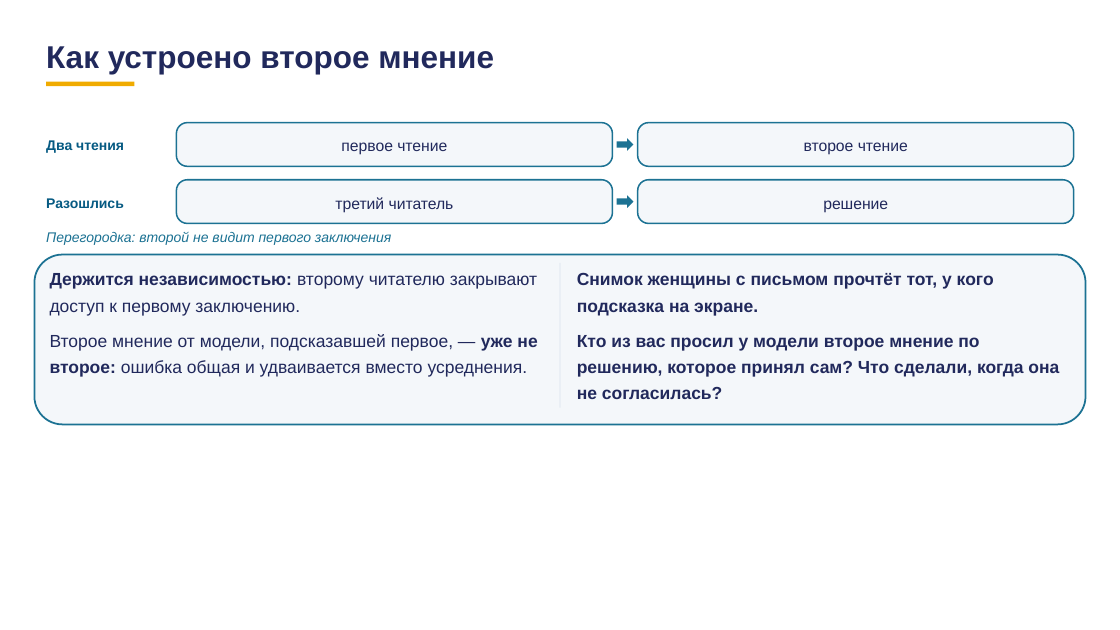
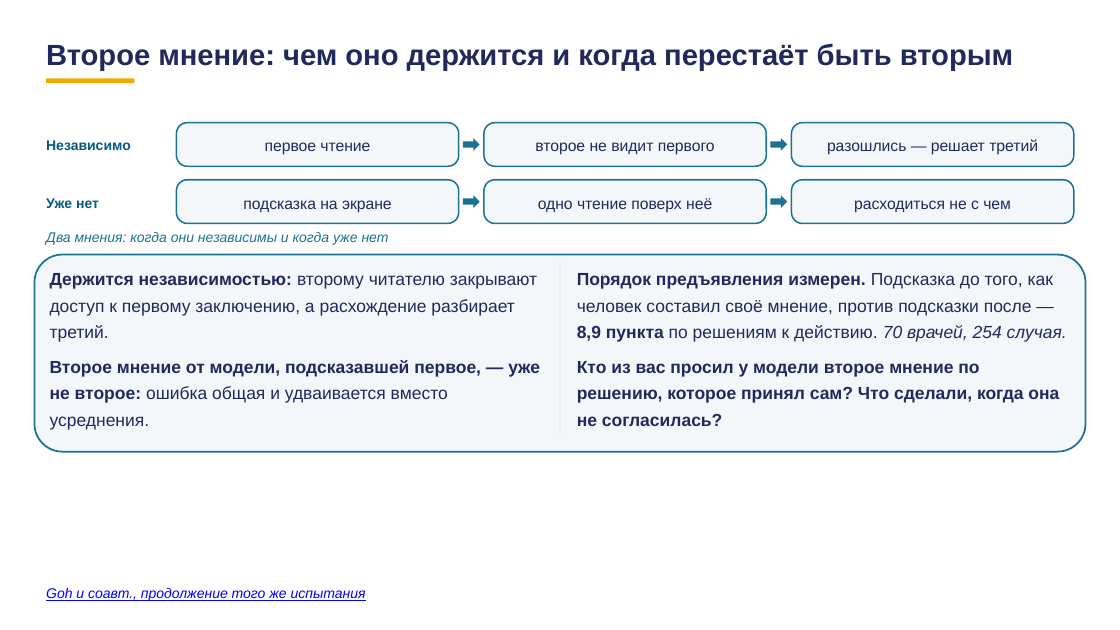
Before and after one commit to tellina-study/AI-usage-lessons, a slide deck: slide 22 of library/lectures/lec-07/rework/deck/lec-07-karkas.pptx. Drawn at 1120x630 pixels with LibreOffice and Linux fonts; fonts in the diff are those of the drawing. Boxes give left, top, right and bottom in pixels: in the first picture for what was removed or moved away, otherwise in the second. Text is boxed around its words. In the diff, an @@ line names an element or a change of style, - is before the commit and + after.

```diff
--- a/library/lectures/lec-07/rework/deck/lec-07-karkas.pptx
+++ b/library/lectures/lec-07/rework/deck/lec-07-karkas.pptx
@@ text at (46, 43, 1013, 71): text changed; size 27 to 25 pt @@
-Как устроено второе мнение
+Второе мнение: чем оно держится и когда перестаёт быть вторым
@@ rectangle: place and size @@
-rectangle at (46, 82, 134, 87)
+rectangle at (46, 78, 134, 83)
@@ text at (46, 140, 131, 150): text changed @@
-Два чтения
+Независимо
@@ rounded rectangle: place and size @@
-rounded rectangle at (176, 123, 613, 166)
+rounded rectangle at (176, 123, 459, 166)
@@ text "первое чтение": place and size @@
-text "первое чтение" at (341, 142, 447, 155)
+text "первое чтение" at (265, 142, 370, 155)
@@ right arrow: place and size @@
-right arrow at (617, 138, 634, 150)
+right arrow at (463, 138, 480, 150)
@@ rounded rectangle: place and size @@
-rounded rectangle at (638, 123, 1074, 166)
+rounded rectangle at (484, 123, 766, 166)
@@ text at (535, 142, 715, 155): text changed @@
-второе чтение
+второе не видит первого
@@ right arrow added at (770, 138, 787, 150), fill #1C7293 @@
@@ rounded rectangle: place and size @@
-rounded rectangle at (176, 180, 613, 223)
+rounded rectangle at (791, 123, 1074, 166)
@@ text at (827, 139, 1038, 155): text changed @@
-третий читатель
+разошлись — решает третий
@@ text at (46, 198, 99, 208): text changed @@
-Разошлись
+Уже нет
@@ rounded rectangle: place and size @@
-rounded rectangle at (638, 180, 1074, 223)
+rounded rectangle at (176, 180, 459, 223)
@@ text added at (243, 200, 392, 213), 13.5 pt, text #21295C @@
+подсказка на экране
@@ right arrow: place and size @@
-right arrow at (617, 195, 634, 208)
+right arrow at (463, 195, 480, 208)
@@ rounded rectangle added at (484, 180, 766, 223), fill #F4F7FA, outline #1C7293 1.3 pt @@
@@ text added at (538, 198, 712, 213), 13.5 pt, text #21295C @@
+одно чтение поверх неё
@@ right arrow added at (770, 195, 787, 208), fill #1C7293 @@
@@ rounded rectangle added at (791, 180, 1074, 223), fill #F4F7FA, outline #1C7293 1.3 pt @@
@@ text removed at (823, 200, 888, 213) @@
-решение
@@ text added at (854, 200, 1011, 213), 13.5 pt, text #21295C @@
+расходиться не с чем
@@ text at (46, 232, 389, 245): text changed @@
-Перегородка: второй не видит первого заключения
+Два мнения: когда они независимы и когда уже нет
@@ rounded rectangle: place and size @@
-rounded rectangle at (34, 255, 1086, 424)
+rounded rectangle at (34, 255, 1086, 452)
@@ rounded rectangle at (34, 255, 1086, 452): proportions changed @@
@@ rectangle: place and size @@
-rectangle at (560, 263, 560, 408)
+rectangle at (560, 263, 560, 435)
@@ text at (50, 273, 537, 342): text changed @@
-Держится независимостью: второму читателю закрывают доступ к первому заключению.
+Держится независимостью: второму читателю закрывают доступ к первому заключению, а расхождение разбирает третий.
@@ text at (577, 273, 1067, 342): text changed; bold off @@
-Снимок женщины с письмом прочтёт тот, у кого подсказка на экране.
+Порядок предъявления измерен. Подсказка до того, как человек составил своё мнение, против подсказки после — 8,9 пункта по решениям к действию. 70 врачей, 254 случая.
@@ text at (50, 360, 540, 430): bold on in "Второе мнение от модели, подсказавшей первое, —" @@
@@ text added at (46, 588, 366, 601), 12 pt, text #0000FF, italic, underline @@
+Goh и соавт., продолжение того же испытания
```
Also in this commit, not shown: 11 other slides changed, 3 slides added, 3 slides removed, 3 other files.
